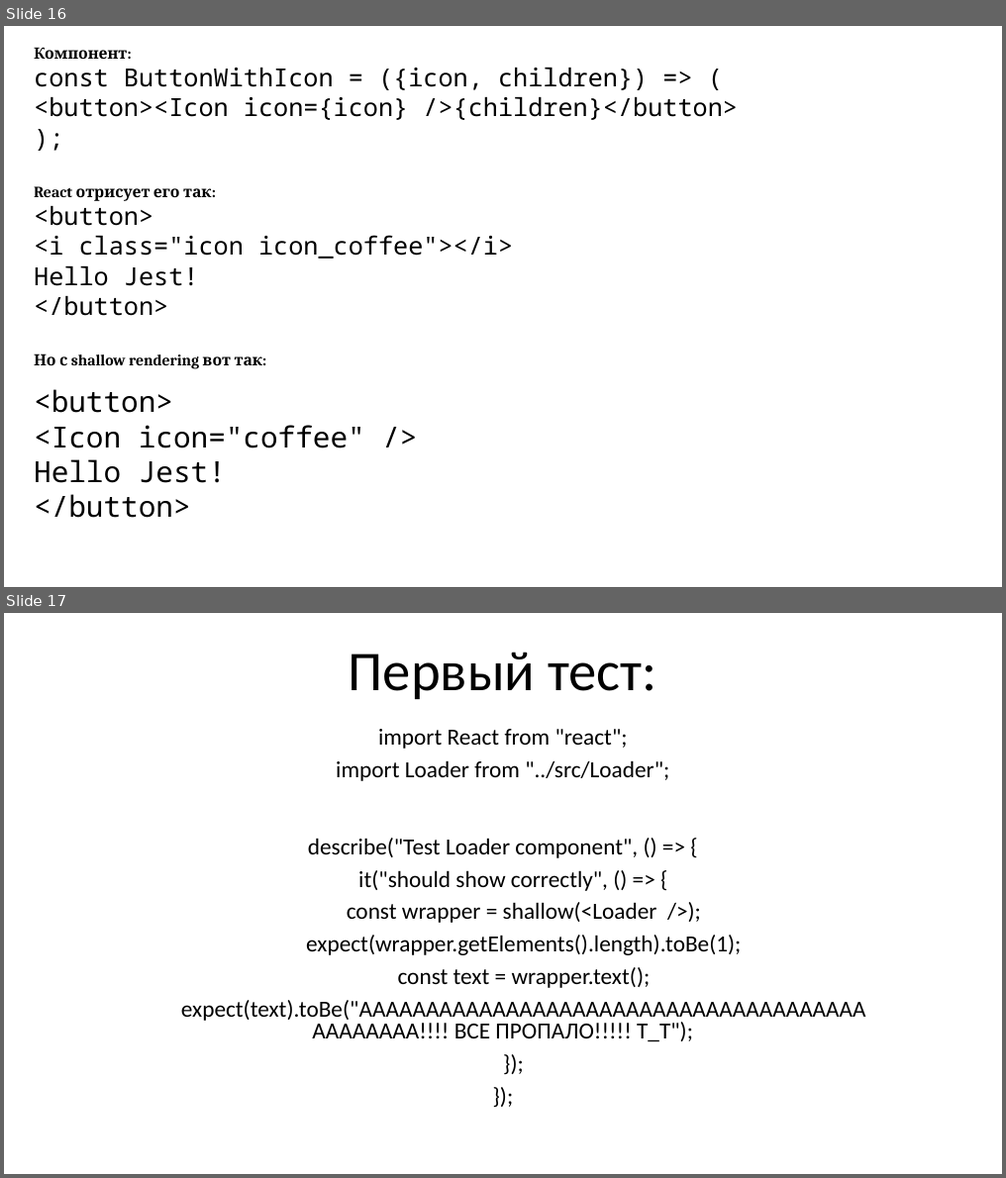
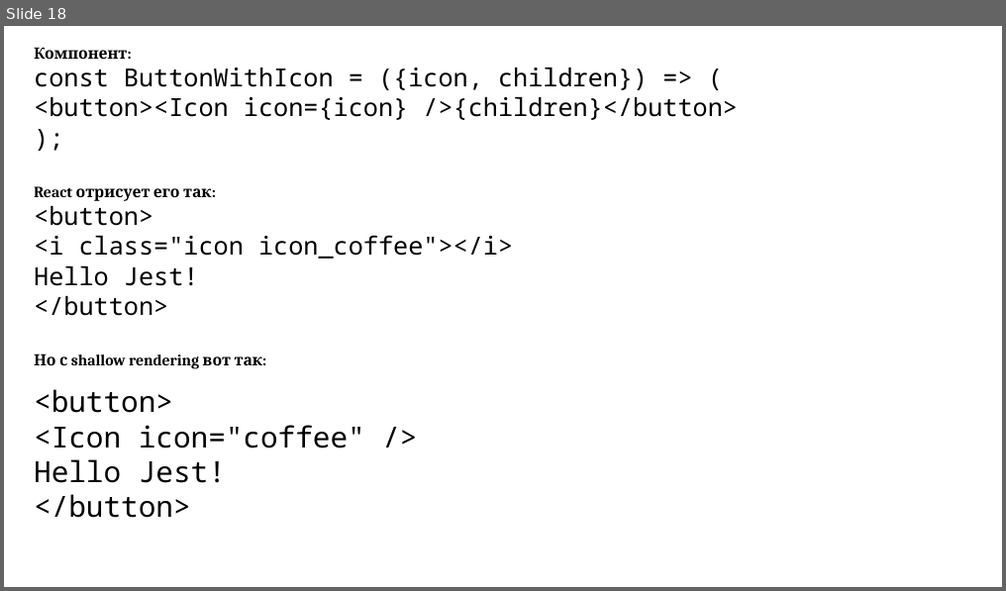
Before and after one commit to spiderpoul/react-redux-hooks, a slide deck: React.pptx. Shown one above the other, each under a label of ours: slides 16 and 17 before the commit, slide 18 after it. The pictures are 1006x1178 and 1006x591 pixels, drawn with LibreOffice and Linux fonts; fonts in the diff are those of the drawing. Boxes give left, top, right and bottom in pixels: in the first picture for what was removed or moved away, otherwise in the second. Text is boxed around its words. In the diff, an @@ line names an element or a change of style, - is before the commit and + after.

```diff
--- a/React.pptx
+++ b/React.pptx
@@ slide 17 removed at (x1=4, y1=613, x2=1002, y2=1174), background #FFFFFF @@
@@ title removed at (x1=349, y1=652, x2=657, y2=699) @@
-Первый тест:
@@ subtitle removed at (x1=181, y1=729, x2=866, y2=1042) @@
-import React from "react";
-import Loader from "../src/Loader";
-describe("Test Loader component", () => {
-it("should show correctly", () => {
-const wrapper = shallow(<Loader />);
-expect(wrapper.getElements().length).toBe(1);
-const text = wrapper.text();
-expect(text).toBe("АААААААААААААААААААААААААААААААААААААААААААААА!!!! ВСЕ ПРОПАЛО!!!!! Т_Т");
-});
-});
@@ what was slide 16 is now slide 18 @@
```
Also in this commit, not shown: 8 slides changed, 3 slides added, 1 other slide removed, 3 other files.
